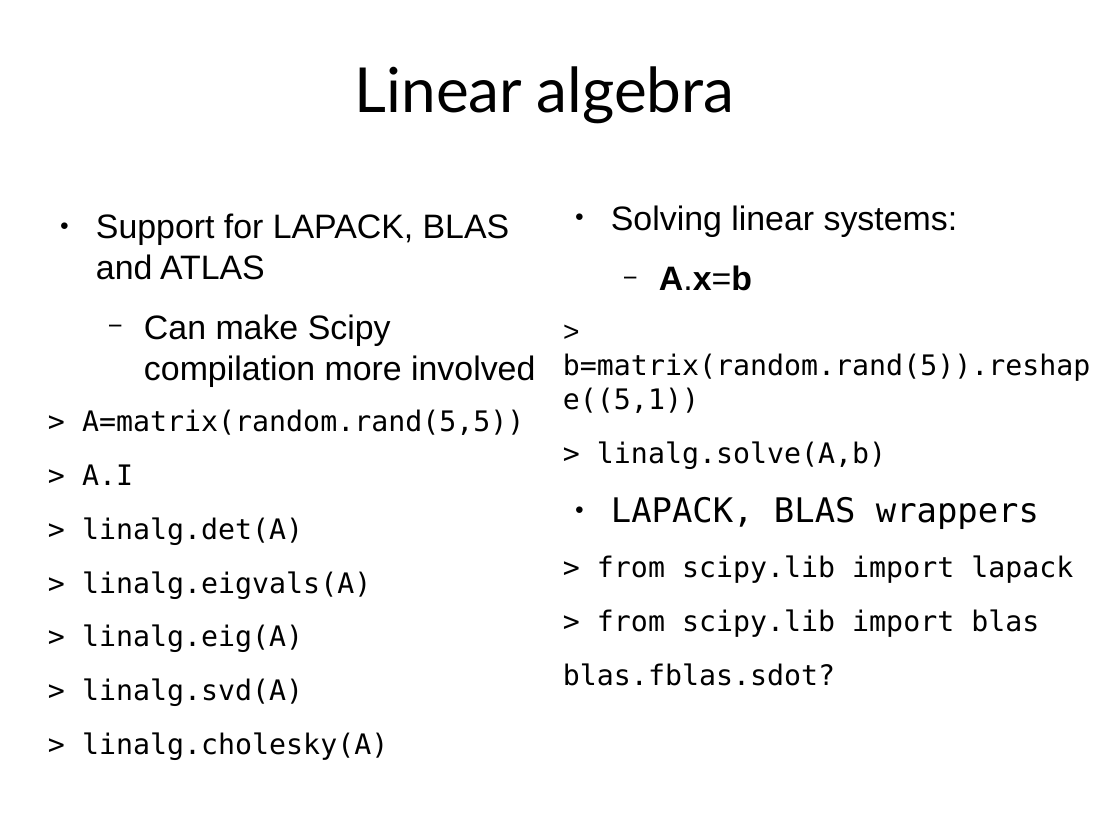
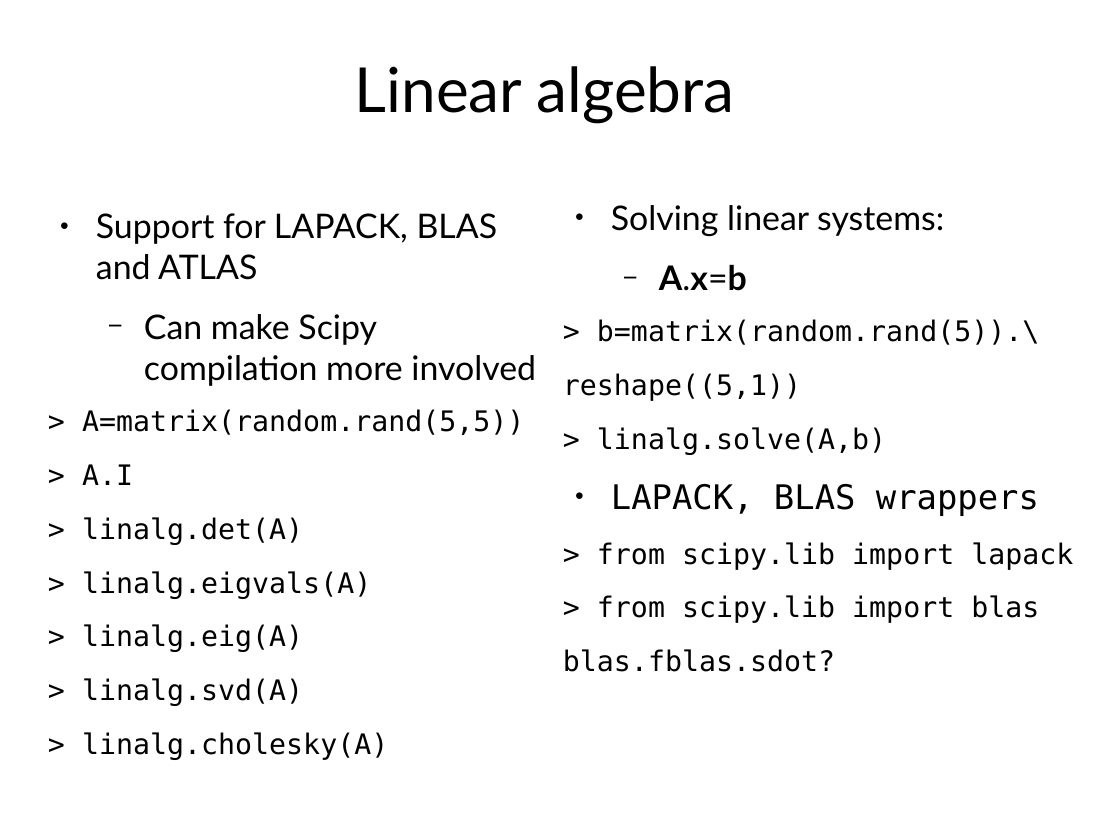
Before and after one commit to rcrehuet/Python_for_scientists_2023, a slide deck: slide 106 of slides/curs_python.odp (slide 104 before the commit). Drawn at 1120x840 pixels with LibreOffice and Linux fonts; fonts in the diff are those of the drawing. Boxes give left, top, right and bottom in pixels: in the first picture for what was removed or moved away, otherwise in the second. Text is boxed around its words. In the diff, an @@ line names an element or a change of style, - is before the commit and + after.

```diff
--- a/slides/curs_python.odp
+++ b/slides/curs_python.odp
@@ text at (x1=611, y1=205, x2=944, y2=291): font Arial to Lato in "Solving linear systems:", "A.x=b" @@
@@ text at (x1=96, y1=213, x2=536, y2=386): font Arial to Lato in "Support for LAPACK, BLAS and ATLAS", "Can make Scipy compilation more involved" @@
@@ text at (x1=563, y1=319, x2=1039, y2=401): text changed @@
-> b=matrix(random.rand(5)).reshape((5,1))
+> b=matrix(random.rand(5)).\
+reshape((5,1))
```
Also in this commit, not shown: 42 other slides changed, 9 slides added, 4 slides removed, 1 other file.
